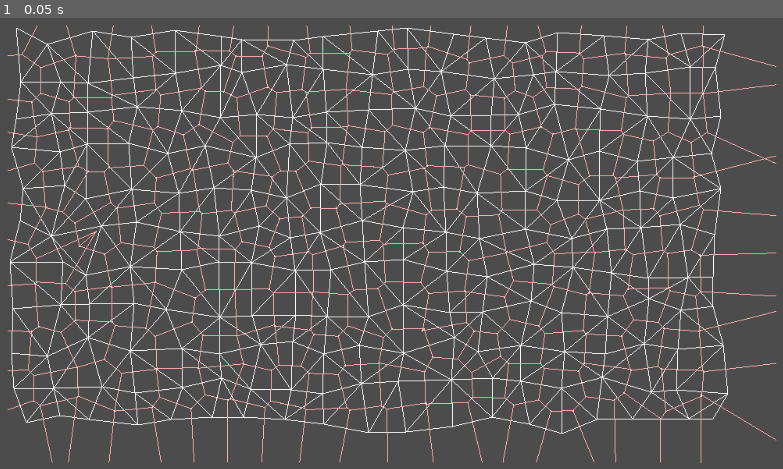
Above: before the commit, frame 1.
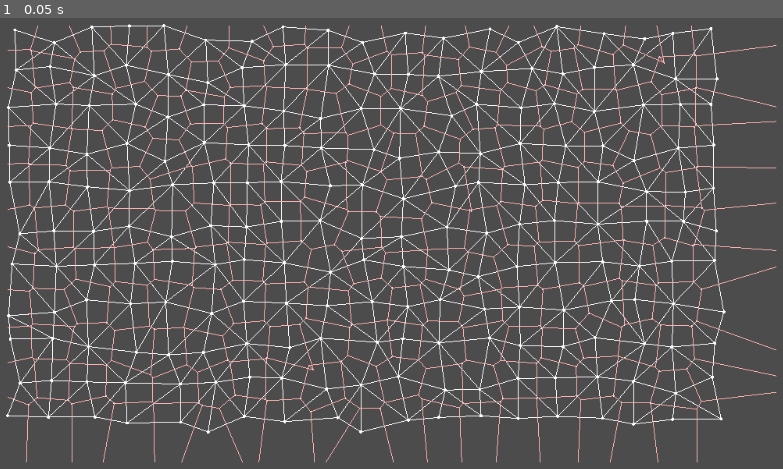
Above: after the commit, the same moment.

Repository: MichaelReel/2DMapGen
Game: Godot game, scene res://Delaunay.tscn
The game is run twice, just before and just after one commit, with the same random seed, the same clock (stepped at 60 frames per second) and the same inputs. This scene is started directly instead of the project's main scene.
Inputs:
- Up to frame 1 (0.05 s): no input

The runs differ from the first frame. In frame 1, 26% of the frame differs, in the area x 0-100%, y 1-99%.

Commit message:
A little more playing about with a pseudo delaunay

Diff:
--- a/Delaunay.gd
+++ b/Delaunay.gd
@@ -44,6 +44,8 @@
 	func draw(canvas : CanvasItem, color: Color):
 		canvas.draw_polyline(points, color)
 		canvas.draw_circle(circ_cent, 1.0, color)
+		for p in points:
+			canvas.draw_circle(p, 2.0, color)
 
 	static func calculate_circumcenter(vA : Vector2, vB : Vector2, vC : Vector2) -> Vector2:
 		var result : Vector2 = Vector2()
@@ -122,11 +124,21 @@
 		canvas.draw_line(v1, v2, color)
 
 func _ready():
+	# Really this sets up a kind of pseudo-delaunay graph
+	# Really just a grid of variable-sized triangles
+	# This simiplies lots of stuff, avoids using fortunes
+	# and generally takes almost no time at all
+
 	# Create initial array of points
 	for y in range(0, height - POINT_SPACE, POINT_SPACE):
 		var point_row : Array = []
 		for x in range(0, width - POINT_SPACE, POINT_SPACE):
-			var new_point = Vector2(x + randi() % (POINT_SPACE - SPACE_PAD), y + randi() % (POINT_SPACE - SPACE_PAD))
+			# Don't stray further than POINT_SPACE - SPACE_PAD from the anchor
+			var distance = randi() % (POINT_SPACE - SPACE_PAD)
+			var angle = randf() * (PI / 2)
+			var new_x = x + cos(angle) * distance
+			var new_y = y + sin(angle) * distance
+			var new_point = Vector2(new_x, new_y)
 			point_row.append(new_point)
 		point_grid.append(point_row)
 
